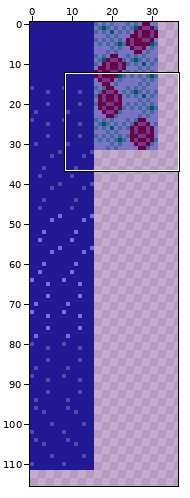
A sprite sheet gets an edit: assets/tiles/a_night.png. The picture above shows the old version from afar; the outline marks the close-up.
Close-up. First the earlier version:
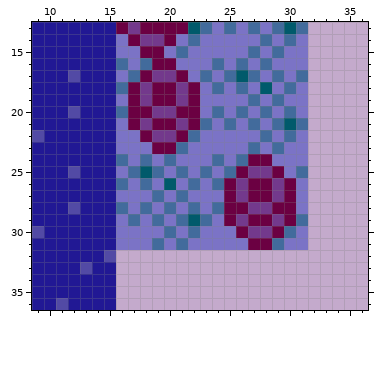
The file is 256x256 pixels. Shown: x 9..36, y 13..36. The wide view leaves out empty margins.
And afterwards:
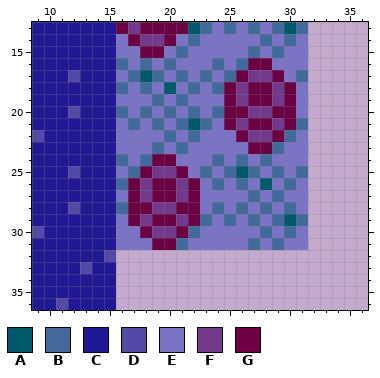
Palette (. is transparent): A #005a6b  B #426b9c  C #211894  D #524aa5  E #7b73c6  F #73398c  G #6b0042
Diff:
Colour A replaces colour G in row 17 at x 18; in row 18 at x 20; in row 21 at x 22; in row 25 at x 26; in row 26 at x 28; in row 29 at x 30.
Colour B replaces colour F in row 17 at x 19; in row 18 at x 18; in row 19 at x 21; in row 20 at x 20; in row 21 at x 21; in row 22 at x 20.
Colour B replaces colour F in row 25 at x 27; in row 26 at x 26; in row 27 at x 29; in row 28 at x 28; in row 29 at x 29; in row 30 at x 28.
Colour B replaces colour G in row 16 at x 20; in row 17 at x 21; in row 18 at x 22; in row 19 at x 19; in row 20 at x 18 and 22; in row 21 at x 17 and 19.
Colour B replaces colour G in row 23 at x 19; in row 24 at x 28; in row 25 at x 29; in row 26 at x 30; in row 27 at x 27; in row 28 at x 26 and 30.
Colour B replaces colour G in row 29 at x 25 and 27; in row 31 at x 27.
Colour E replaces colour F in row 17 at x 20; in row 18 at x 21; in row 19 at x 18; in row 20 at x 19; in row 21 at x 18; in row 22 at x 19.
Colour E replaces colour F in row 25 at x 28; in row 26 at x 29; in row 27 at x 26; in row 28 at x 27; in row 29 at x 26; in row 30 at x 27.
Colour E replaces colour G in row 16 at x 19; in row 18 at x 17 and 19; in row 19 at x 17, 20 and 22; in row 20 at x 17 and 21; in row 21 at x 20; in row 22 at x 18 and 21.
Colour E replaces colour G in row 23 at x 20; in row 24 at x 27; in row 26 at x 25 and 27; in row 27 at x 25, 28 and 30; in row 28 at x 25 and 29; in row 29 at x 28.
Colour E replaces colour G in row 30 at x 26 and 29; in row 31 at x 28.
Colour F replaces colour B in row 17 at x 27; in row 18 at x 26; in row 19 at x 29; in row 20 at x 28; in row 21 at x 29; in row 22 at x 28.
Colour F replaces colour B in row 25 at x 19; in row 26 at x 18; in row 27 at x 21; in row 28 at x 20; in row 29 at x 21; in row 30 at x 20.
Colour F replaces colour E in row 17 at x 28; in row 18 at x 29; in row 19 at x 26; in row 20 at x 27; in row 21 at x 26; in row 22 at x 27.
Colour F replaces colour E in row 25 at x 20; in row 26 at x 21; in row 27 at x 18; in row 28 at x 19; in row 29 at x 18; in row 30 at x 19.
Colour G replaces colour A in row 17 at x 26; in row 18 at x 28; in row 21 at x 30; in row 25 at x 18; in row 26 at x 20; in row 29 at x 22.
Colour G replaces colour B in row 16 at x 28; in row 17 at x 29; in row 18 at x 30; in row 19 at x 27; in row 20 at x 26 and 30; in row 21 at x 25 and 27.
Colour G replaces colour B in row 23 at x 27; in row 24 at x 20; in row 25 at x 21; in row 26 at x 22; in row 27 at x 19; in row 28 at x 18 and 22.
Colour G replaces colour B in row 29 at x 17 and 19; in row 31 at x 19.
Colour G replaces colour E in row 16 at x 27; in row 18 at x 25 and 27; in row 19 at x 25, 28 and 30; in row 20 at x 25 and 29; in row 21 at x 28; in row 22 at x 26 and 29.
Colour G replaces colour E in row 23 at x 28; in row 24 at x 19; in row 26 at x 17 and 19; in row 27 at x 17, 20 and 22; in row 28 at x 17 and 21; in row 29 at x 20.
Colour G replaces colour E in row 30 at x 18 and 21; in row 31 at x 20.
Where, in picture pixels (left, top, right, bottom), the same in both close-ups:
changed: (128, 58, 296, 250)
